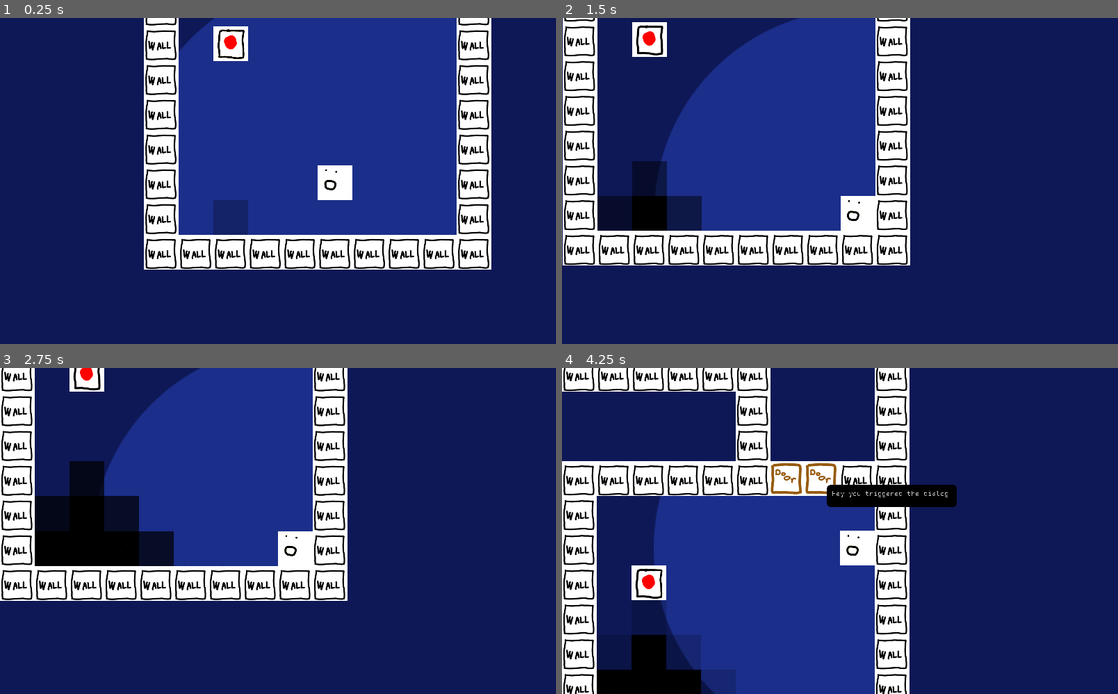
Above: before the commit, frames 1-4 (two rows, left to right).
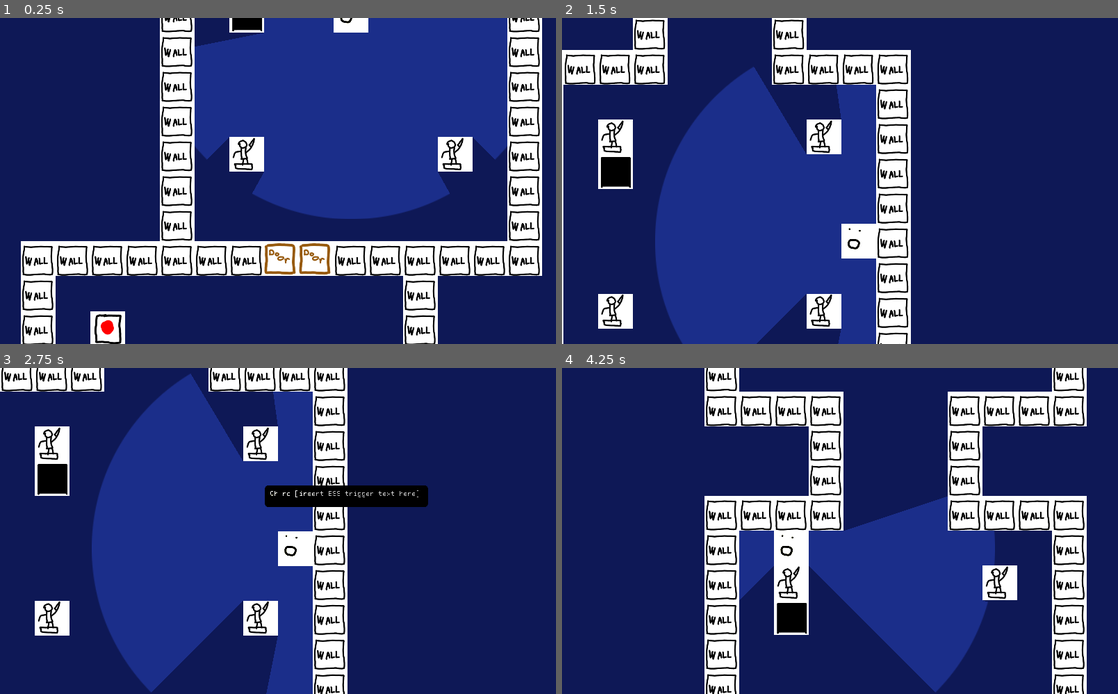
Above: after the commit, the same moments.

Repository: johnfn/LD50
Game: Godot game, scene res://MainScene.tscn
The game is run twice, just before and just after one commit, with the same random seed, the same clock (stepped at 60 frames per second) and the same inputs.
Inputs:
- Up to frame 1 (0.25 s): no input
- Up to frame 2 (1.5 s): hold D (right) 0.53-1.28 s; tap E (interact) at 0.6, 1.35 s; hold S (down) from 1.28 s (still down)
- Up to frame 3 (2.75 s): release S (down) at 2.03 s; hold D (right) from 2.03 s (still down); tap E (interact) at 2.1 s
- Up to frame 4 (4.25 s): release D (right) at 2.78 s; hold W (up) 2.78-3.53 s; tap E (interact) at 2.85, 3.6 s; hold A (left) from 3.53 s (still down)

The runs differ from the first frame. In frame 1, 34% of the frame differs, in the area x 3-98%, y 0-100%; in frame 2, 36%; in frame 3, 31%; in frame 4, 62%, in the area x 0-95%, y 0-100%.

Commit message:
add holes for statues to be pushed into

Diff:
--- /dev/null
+++ b/Hole.tscn
@@ -0,0 +1,28 @@
+[gd_scene load_steps=4 format=2]
+
+[ext_resource path="res://assets/Tiles.png" type="Texture" id=1]
+
+[sub_resource type="RectangleShape2D" id=1]
+extents = Vector2( 60, 60 )
+
+[sub_resource type="OccluderPolygon2D" id=2]
+polygon = PoolVector2Array( 0, 0, 0, 128, 128, 128, 128, 0 )
+
+[node name="Hole" type="StaticBody2D" groups=["Hole"]]
+position = Vector2( 512, -3072 )
+collision_layer = 16
+collision_mask = 248
+
+[node name="CollisionShape2D" type="CollisionShape2D" parent="."]
+position = Vector2( 64, 64 )
+shape = SubResource( 1 )
+
+[node name="Sprite" type="Sprite" parent="."]
+light_mask = 3
+texture = ExtResource( 1 )
+centered = false
+region_enabled = true
+region_rect = Rect2( 0, 128, 128, 128 )
+
+[node name="LightOccluder2D" type="LightOccluder2D" parent="."]
+occluder = SubResource( 2 )
--- a/Level1.tscn
+++ b/Level1.tscn
@@ -8,6 +8,7 @@
 [ext_resource path="res://ProximitySwitch.tscn" type="PackedScene" id=6]
 [ext_resource path="res://Stairs.tscn" type="PackedScene" id=7]
 [ext_resource path="res://DialogTrigger.tscn" type="PackedScene" id=8]
+[ext_resource path="res://Hole.tscn" type="PackedScene" id=9]
 
 [sub_resource type="RectangleShape2D" id=1]
 extents = Vector2( 576, 64 )
@@ -823,6 +824,9 @@
 
 [node name="PushableStatue4" parent="Objects" instance=ExtResource( 1 )]
 position = Vector2( 512, -3072 )
+
+[node name="Hole" parent="Objects" instance=ExtResource( 9 )]
+position = Vector2( 512, -2944 )
 
 [node name="Stairs" parent="Objects" instance=ExtResource( 7 )]
 position = Vector2( 896, -6528 )
--- a/MainScene.tscn
+++ b/MainScene.tscn
@@ -32,7 +32,7 @@
 position = Vector2( 7040, 128 )
 
 [node name="Player" parent="." instance=ExtResource( 1 )]
-position = Vector2( 896, -6144 )
+position = Vector2( 896, -2944 )
 
 [node name="Dialog" parent="Player" instance=ExtResource( 10 )]
 
--- a/scripts/globals.gd
+++ b/scripts/globals.gd
@@ -6,7 +6,9 @@
 var grid_size = 128
 var num_torches = 0
 var encountered_torches = false
-var current_level = 1
+
+# 0 is a special value that means to not load in any level.
+var current_level = 0
 
 func get_level(which_level):
   var levels = $"/root/Root/Levels".get_children()
--- a/scripts/player.gd
+++ b/scripts/player.gd
@@ -13,6 +13,9 @@
   target.position.y = round(target.position.y / size) * size
 
 func get_start_location():
+  if Globals.current_level == 0:
+    return
+
   var level = Globals.get_level(Globals.current_level)
   var start_location = level.get_node("Objects/StartLocation")
 
@@ -56,12 +59,24 @@
       var n: KinematicBody2D = collision.collider
 
       if n.is_in_group("Pushable"):
-        n.move_and_collide(dist)
-        round_position(n)
+        push_block(n, dist)
+
 
     round_position(self)
 
     tick = 0.0
+
+func push_block(block, direction):
+  var collision = block.move_and_collide(direction)
+
+  if collision and collision.collider is Node2D:
+    var node: Node2D = collision.collider
+
+    if node.is_in_group("Hole"):
+      node.queue_free()
+      block.queue_free()
+
+  round_position(block)
 
 func start_dialog_co(dialog_name: String):
   if dialog_name == "WhereAmI":
Not shown: 1 places in Level1.tscn that only renumber resources
